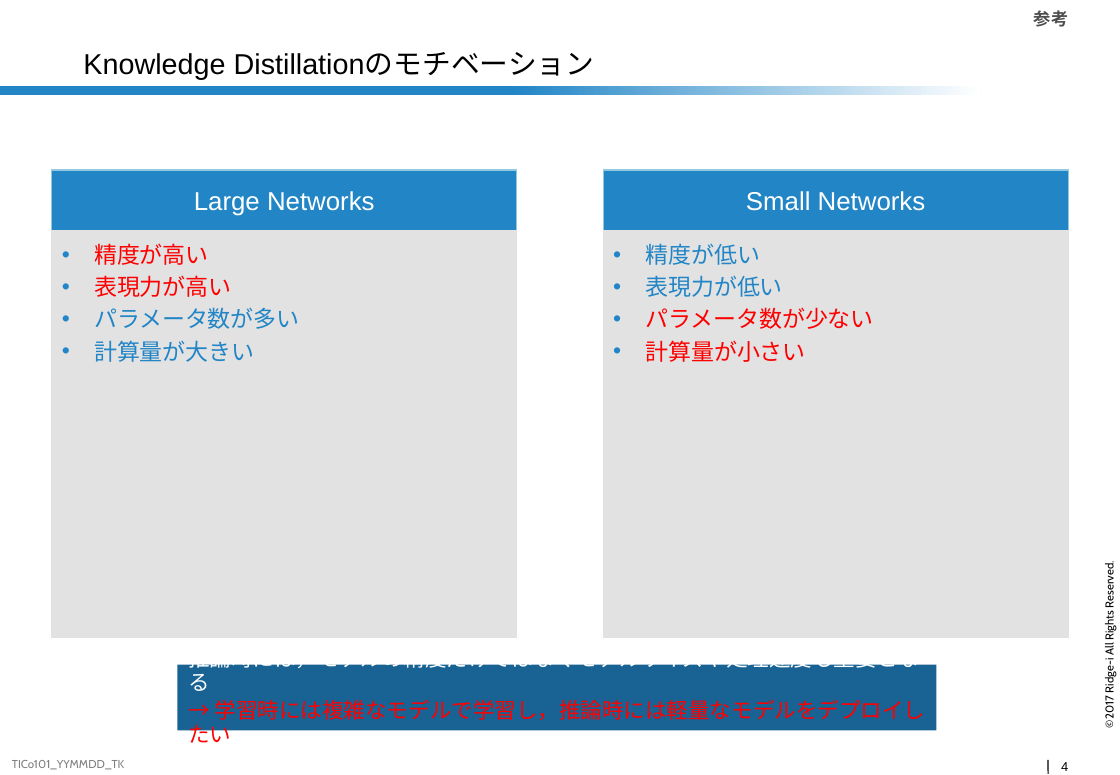
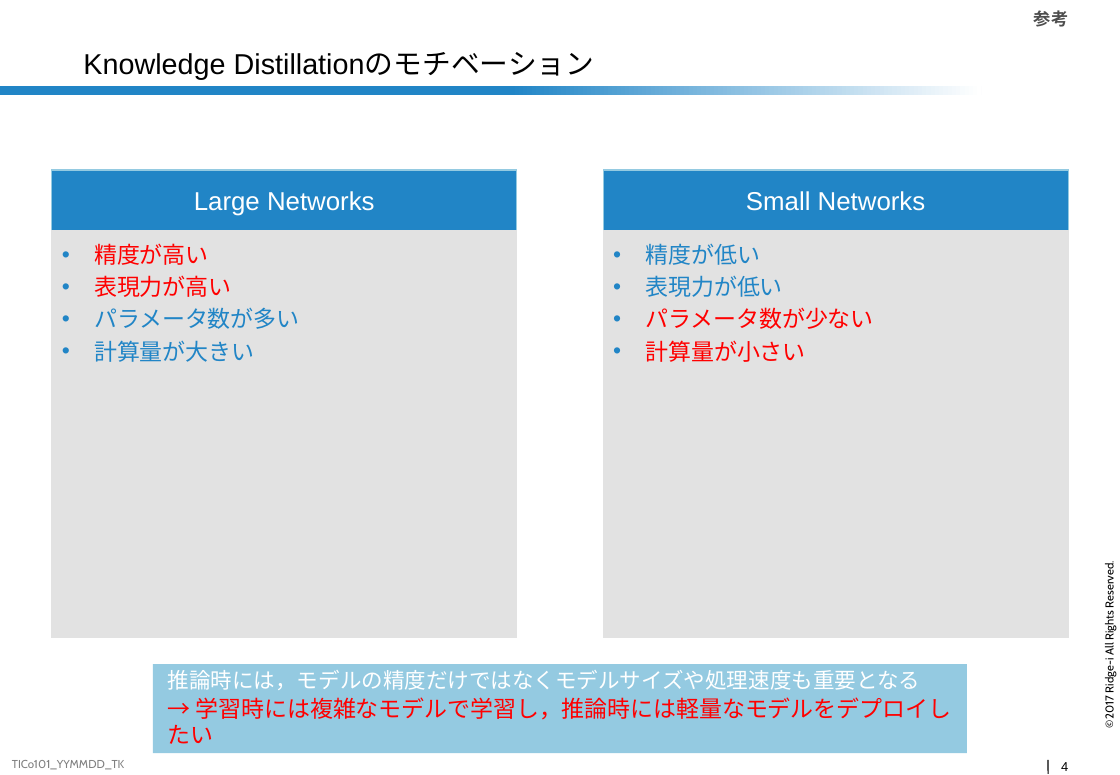
Before and after one commit to nocotan/slides, a slide deck: slide 4 of ban.pptx. Drawn at 1120x775 pixels with LibreOffice and Linux fonts; fonts in the diff are those of the drawing; background and template pictures are left out. Boxes give left, top, right and bottom in pixels: in the first picture for what was removed or moved away, otherwise in the second. Text is boxed around its words. In the diff, an @@ line names an element or a change of style, - is before the commit and + after.

```diff
--- a/ban.pptx
+++ b/ban.pptx
@@ rectangle "推論時には，モデルの精度だけではなくモデルサイズや処理速度も重要となる": place and size @@
-rectangle "推論時には，モデルの精度だけではなくモデルサイズや処理速度も重要となる" at [178, 665, 937, 731]
+rectangle "推論時には，モデルの精度だけではなくモデルサイズや処理速度も重要となる" at [153, 665, 967, 754]
@@ rectangle "推論時には，モデルの精度だけではなくモデルサイズや処理速度も重要となる" at [153, 665, 967, 754]: fill #186394 to #94CAE1 @@
@@ text in rectangle at [168, 697, 951, 744]: size 15 to 16 pt in "→ 学習時には複雑なモデルで学習し，推論時には軽量なモデルをデプロイしたい" @@
```
Also in this commit, not shown: 1 other slide changed, 1 other file.
